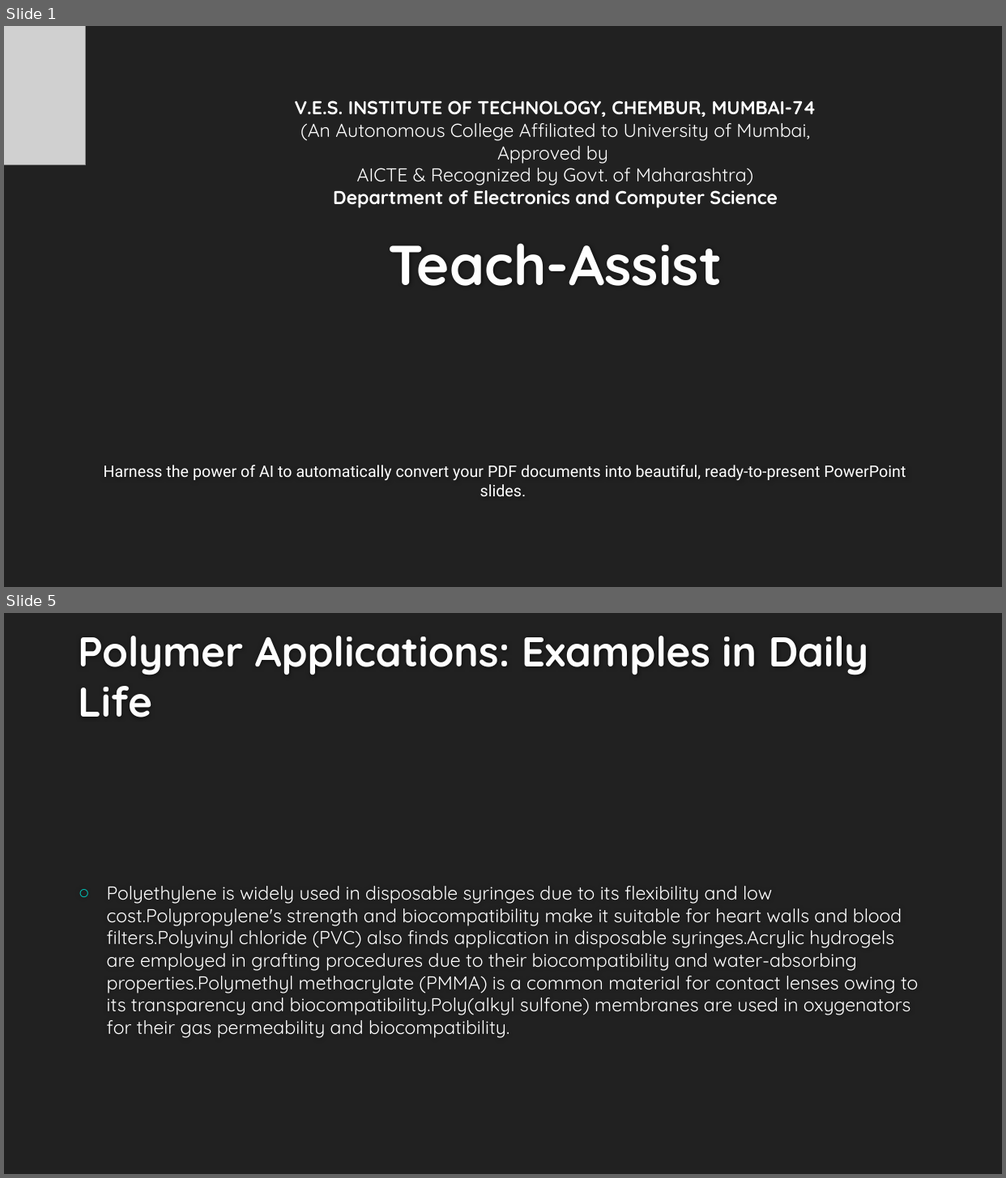
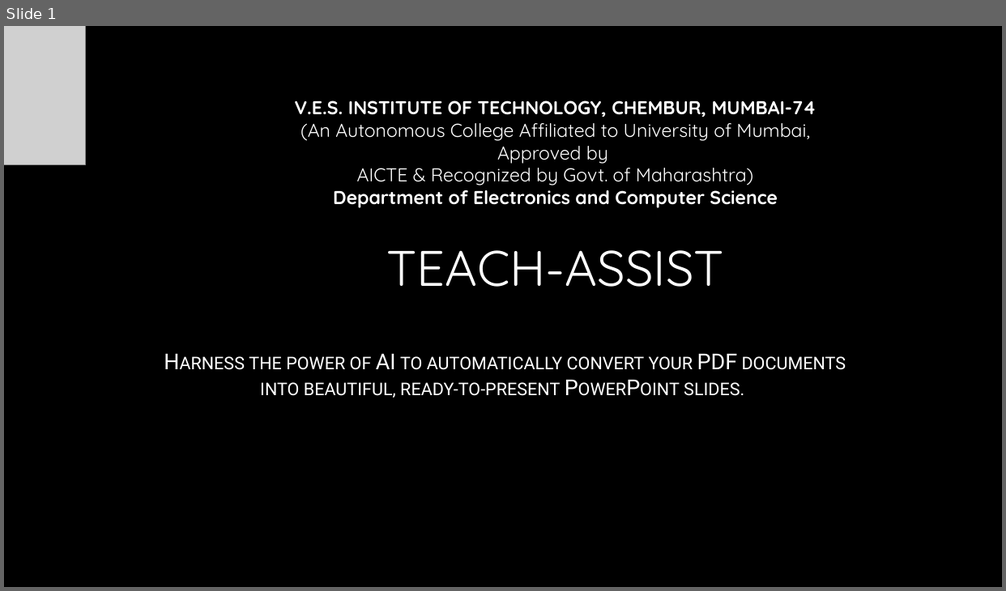
Before and after one commit to AdityaB-11/Pdf_to_presentation_GenAI, a slide deck: output/generated_presentation.pptx. Shown one above the other, each under a label of ours: slides 1 and 5 before the commit, slide 1 after it; the slides between them are not shown. The pictures are 1006x1178 and 1006x591 pixels, drawn with LibreOffice and Linux fonts; fonts in the diff are those of the drawing; grey boxes stand for pictures; background and template pictures are left out. Boxes give left, top, right and bottom in pixels: in the first picture for what was removed or moved away, otherwise in the second. Text is boxed around its words. In the diff, an @@ line names an element or a change of style, - is before the commit and + after.

```diff
--- a/output/generated_presentation.pptx
+++ b/output/generated_presentation.pptx
@@ slide 5 removed at [4,613,1002,1174], background #212121 @@
@@ title removed at [78,636,869,717] @@
-Polymer Applications: Examples in Daily Life
@@ text removed at [107,886,918,1038] @@
-○ Polyethylene is widely used in disposable syringes due to its flexibility and low cost.Polypropylene's strength and biocompatibility make it suitable for heart walls and blood filters.Polyvinyl chloride (PVC) also finds application in disposable syringes.Acrylic hydrogels are employed in grafting procedures due to their biocompatibility and water-absorbing properties.Polymethyl methacrylate (PMMA) is a common material for contact lenses owing to its transparency and biocompatibility.Poly(alkyl sulfone) membranes are used in oxygenators for their gas permeability and biocompatibility.
@@ slide 1 changed as well @@
@@ background #212121 to picture (left out) @@
@@ title at [386,250,724,287]: text changed; size 54 to 48 pt; text colour #FEFEFE to gradient #FFFFFF to #A6A6A6; bold off @@
-Teach-Assist
+TEACH-ASSIST
@@ subtitle "Harness the power of AI ...": place and size @@
-subtitle "Harness the power of AI ..." at [104,465,906,497]
+subtitle "Harness the power of AI ..." at [249,353,846,398]
@@ subtitle "Harness the power of AI ..." at [249,353,846,398]: size 15.3 to 21 pt, text colour #FFFFFF to gradient #FFFFFF to #BFBFBF, small capitals on; more space between paragraphs @@
```
Also in this commit, not shown: 14 slides added, 9 other slides removed, 23 other files.
